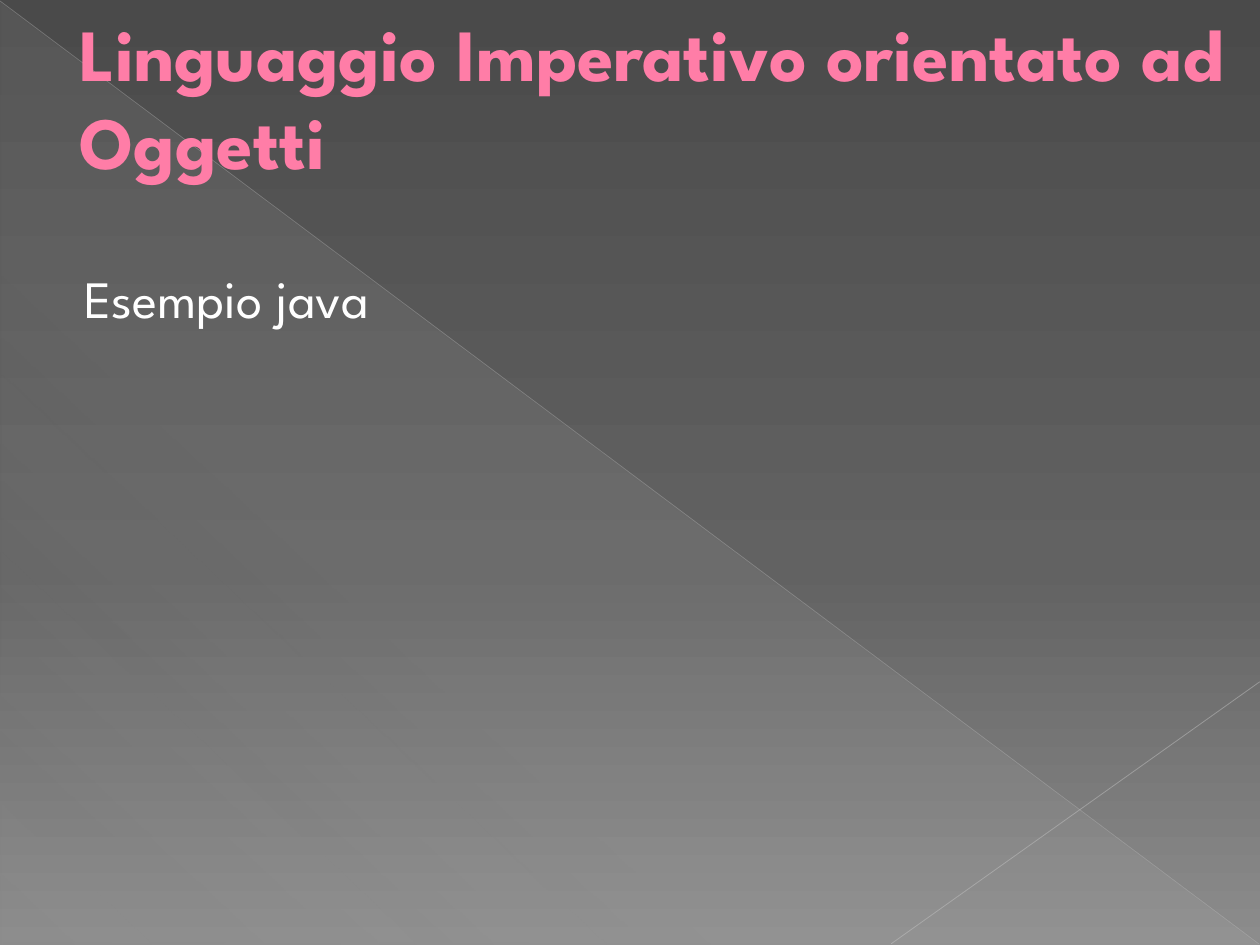
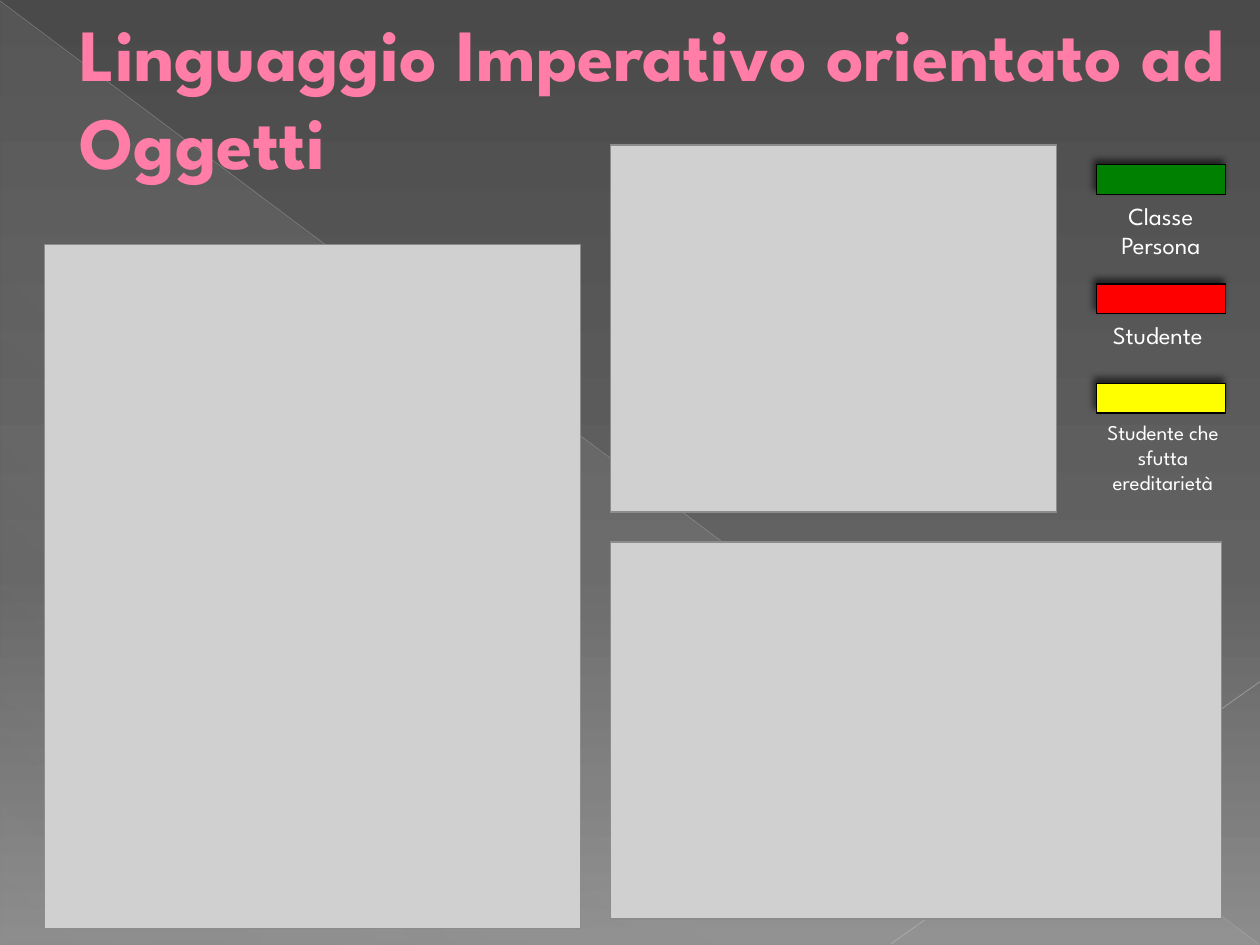
Before and after one commit to yan0z/ISW, a slide deck: slide 24 of Quesito 5 Team/Metrica – Linee di codice.pptx (slide 23 before the commit). Drawn at 1260x945 pixels with LibreOffice and Linux fonts; fonts in the diff are those of the drawing; grey boxes stand for pictures. Boxes give left, top, right and bottom in pixels: in the first picture for what was removed or moved away, otherwise in the second. Text is boxed around its words. In the diff, an @@ line names an element or a change of style, - is before the commit and + after.

```diff
--- a/Quesito 5 Team/Metrica – Linee di codice.pptx
+++ b/Quesito 5 Team/Metrica – Linee di codice.pptx
@@ picture added at [610, 145, 1056, 512] @@
@@ rectangle added at [1096, 165, 1225, 195], fill #008000, outline #000000 0.75 pt @@
@@ text added at [1121, 208, 1200, 255], 14 pt, text #FFFFFF @@
+Classe Persona
@@ picture added at [44, 244, 580, 929] @@
@@ text removed at [84, 283, 369, 330] @@
-Esempio java
@@ rectangle added at [1096, 284, 1225, 314], fill #FF0000, outline #000000 0.75 pt @@
@@ text added at [1113, 327, 1203, 345], 14 pt, text #FFFFFF @@
+Studente
@@ rectangle added at [1096, 383, 1225, 413], fill #FFFF00, outline #000000 0.75 pt @@
@@ text added at [1107, 425, 1218, 490], 12 pt, text #FFFFFF @@
+Studente che sfutta ereditarietà
@@ picture added at [610, 542, 1221, 919] @@
```
Also in this commit, not shown: 3 other slides changed, 2 slides added, 3 slides removed, 16 other files.
